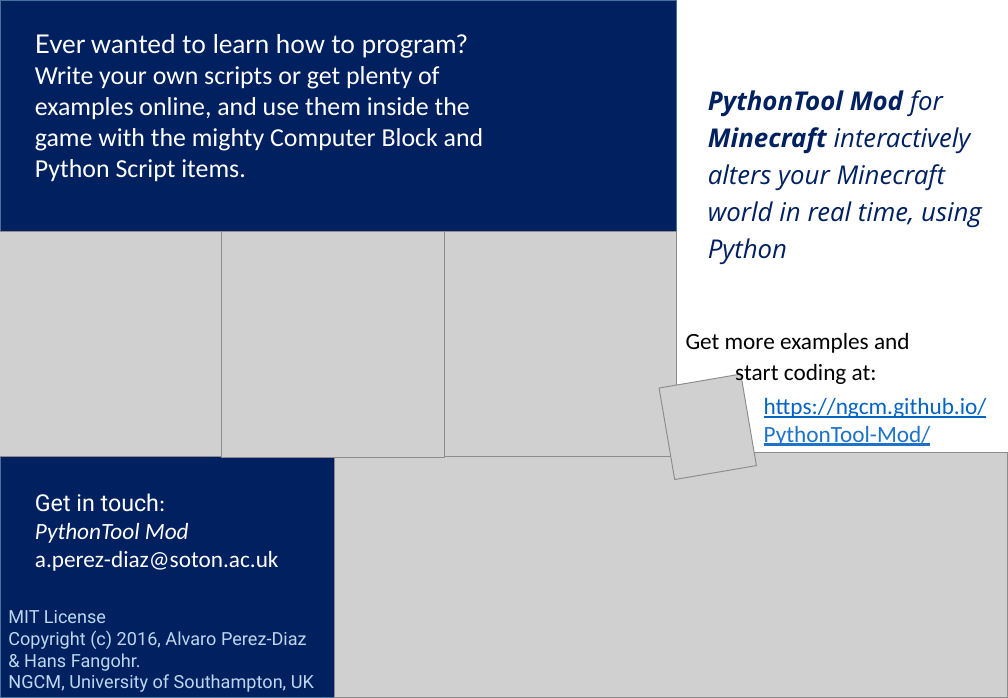
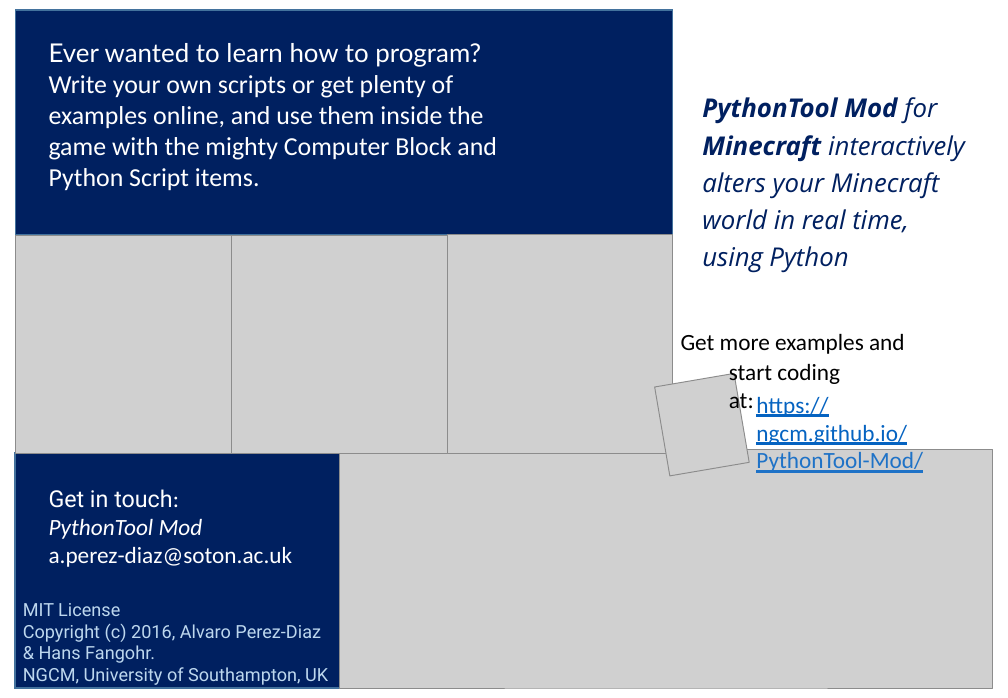
Before and after one commit to alvaropp/PythonTool_outreach, a slide deck: slide 2 of leaflet/brochure.pptx. Drawn at 1008x698 pixels with LibreOffice and Linux fonts; fonts in the diff are those of the drawing; grey boxes stand for pictures. Boxes give left, top, right and bottom in pixels: in the first picture for what was removed or moved away, otherwise in the second. Text is boxed around its words. In the diff, an @@ line names an element or a change of style, - is before the commit and + after.

```diff
--- a/leaflet/brochure.pptx
+++ b/leaflet/brochure.pptx
@@ rectangle: place and size @@
-rectangle at box(0, 0, 677, 232)
+rectangle at box(16, 10, 673, 235)
@@ text "Ever wanted to learn how ...": place and size @@
-text "Ever wanted to learn how ..." at box(35, 34, 484, 182)
+text "Ever wanted to learn how ..." at box(49, 43, 497, 191)
@@ text "PythonTool Mod for Minecraft interactively ..." rewrapped from box(708, 90, 981, 265) to box(702, 97, 965, 273) @@
@@ picture: place and size @@
-picture at box(0, 232, 222, 457)
+picture at box(15, 235, 231, 454)
@@ picture: place and size @@
-picture at box(222, 232, 445, 457)
+picture at box(232, 235, 449, 454)
@@ picture: place and size @@
-picture at box(445, 232, 677, 457)
+picture at box(448, 235, 673, 454)
@@ text "Get more examples and": place and size @@
-text "Get more examples and" at box(686, 333, 910, 353)
+text "Get more examples and" at box(681, 334, 905, 354)
@@ text "start coding at:" rewrapped from box(735, 364, 877, 386) to box(729, 364, 840, 414) @@
@@ picture: place and size @@
-picture at box(659, 374, 757, 480)
+picture at box(655, 374, 750, 476)
@@ text "https://ngcm.github.io/" rewrapped from box(764, 398, 987, 446) to box(756, 397, 923, 473) @@
@@ rectangle: place and size @@
-rectangle at box(1, 455, 335, 698)
+rectangle at box(15, 452, 340, 688)
@@ text "Get in touch:": place and size @@
-text "Get in touch:" at box(35, 493, 279, 571)
+text "Get in touch:" at box(49, 489, 293, 567)
@@ picture: place and size @@
-picture at box(335, 452, 1008, 698)
+picture at box(340, 450, 993, 688)
@@ text "MIT License": place and size @@
-text "MIT License" at box(8, 610, 314, 692)
+text "MIT License" at box(23, 603, 328, 685)
```
Also in this commit, not shown: 1 other slide changed, 7 other files.
